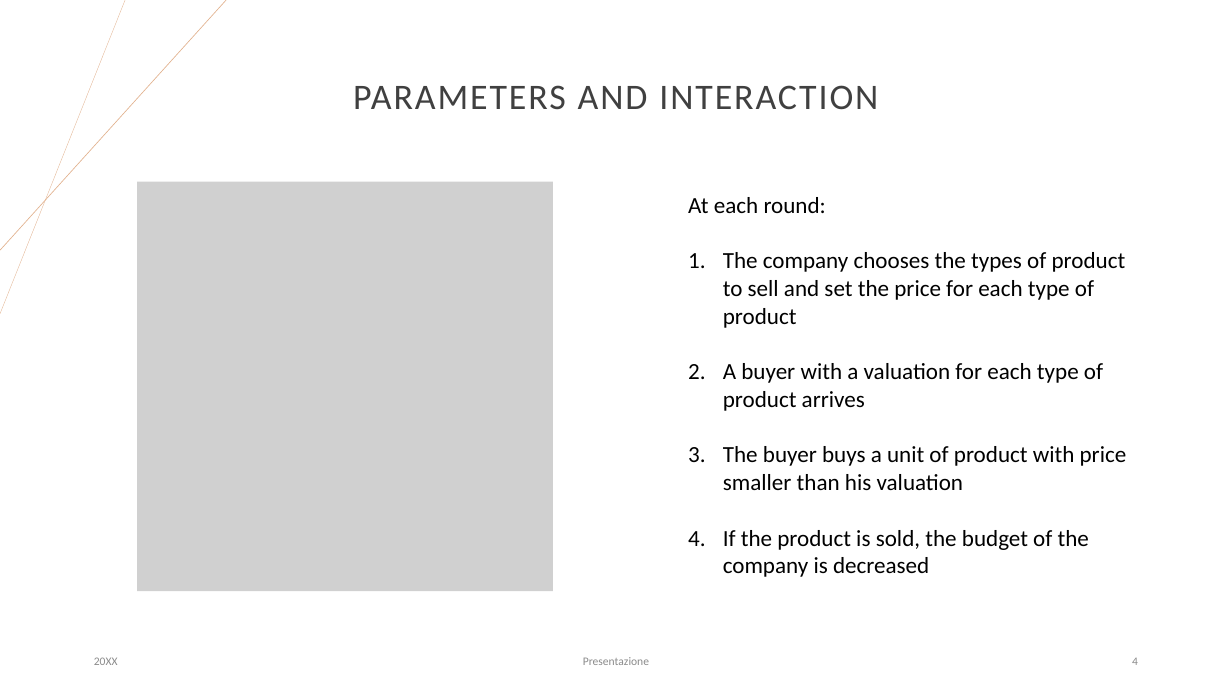
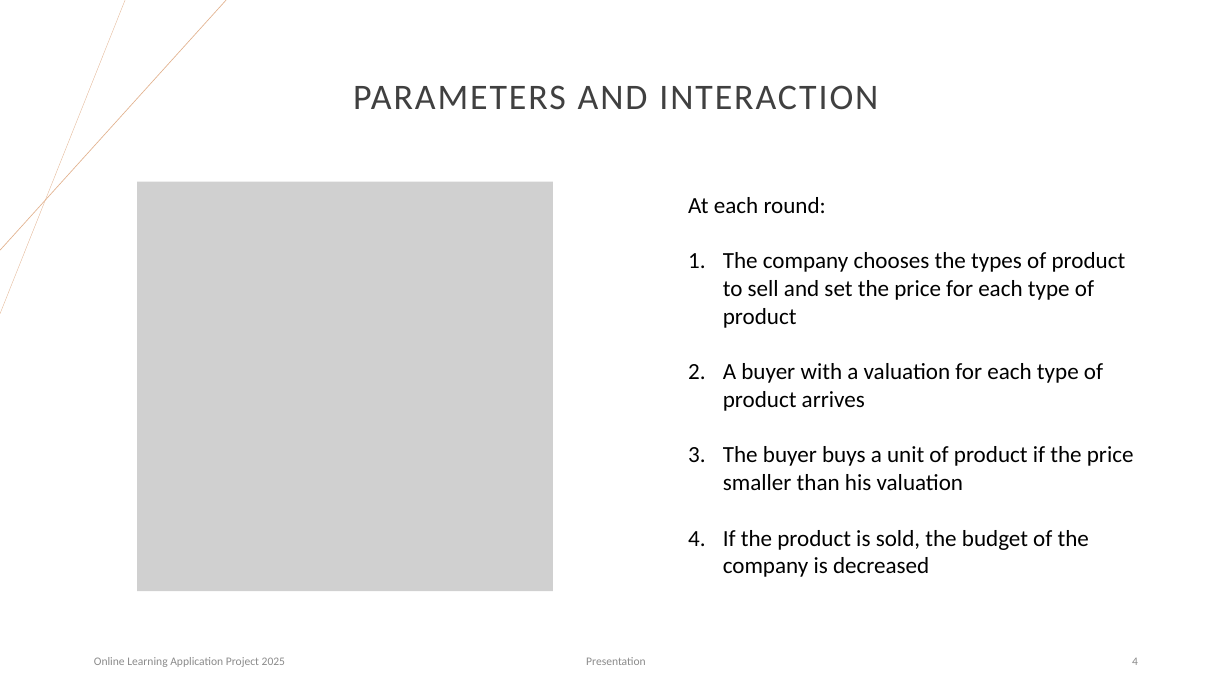
Before and after one commit to matteopasqual02/OLA-2025-project, a slide deck: slide 4 of OLA_Project.pptx. Drawn at 1232x693 pixels with LibreOffice and Linux fonts; fonts in the diff are those of the drawing; grey boxes stand for pictures. Boxes give left, top, right and bottom in pixels: in the first picture for what was removed or moved away, otherwise in the second. Text is boxed around its words. In the diff, an @@ line names an element or a change of style, - is before the commit and + after.

```diff
--- a/OLA_Project.pptx
+++ b/OLA_Project.pptx
@@ text at (723,446,1134,490): text changed @@
-3. The buyer buys a unit of product with price smaller than his valuation
+3. The buyer buys a unit of product if the price smaller than his valuation
@@ text at (94,657,285,667): text changed @@
-20XX
+Online Learning Application Project 2025
@@ text at (586,657,646,665): text changed @@
-Presentazione
+Presentation
```
Also in this commit, not shown: 35 other slides changed, 2 slides added, 1 other file.
